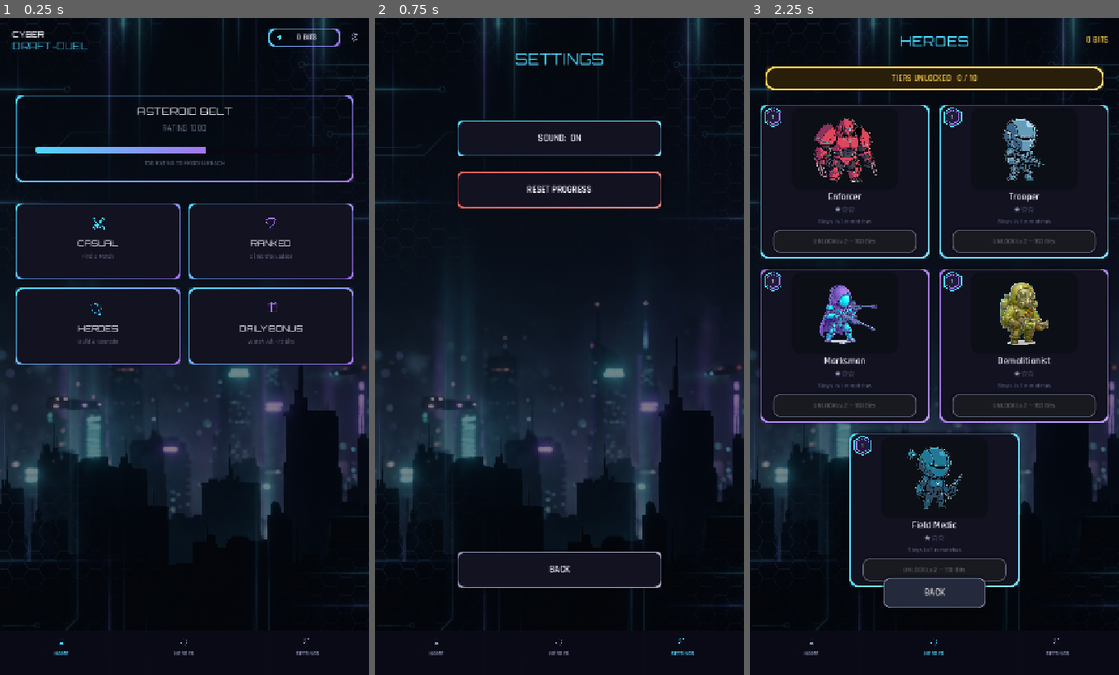
Above: before the commit, frames 1-3 (left to right).
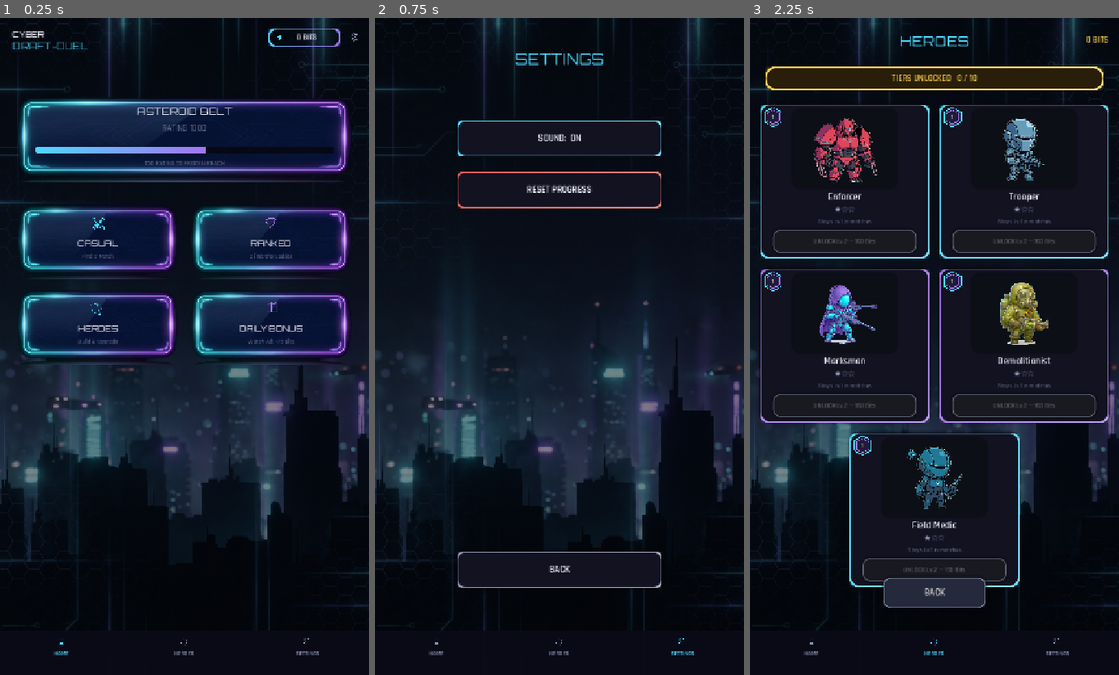
Above: after the commit, the same moments.

Repository: icmrnbw/cyber-draft-duel-2d
Game: Godot game, scene res://scenes/main_menu.tscn
Two runs of this game, one before a commit and one after it. Both use one fixed random seed, a clock stepped at 60 frames per second and the inputs below. This scene is started directly instead of the project's main scene.
Inputs (mouse positions are in pixels of both pictures, inside the frame that each line leads up to):
- Up to frame 1 (0.25 s): no input
- Up to frame 2 (0.75 s): click (729, 37) at 0.52 s
- Up to frame 3 (2.25 s): click (812, 655) at 1.27 s; click (934, 655) at 2.02 s

The runs differ from the first frame. In frame 1, 21% of the frame differs, in the area x 4-96%, y 11-53%; in frame 2, nothing differs; in frame 3, nothing differs.

Commit message:
Replace procedural gradient panels with real painted panel art + animated hue-shift
Generated a real glowing sci-fi glass-panel texture via Meshy (corner
accent brackets, hex circuit pattern, cyan-violet gradient border, ~9
credits) and wired it in as a stretchable NinePatchRect (UITheme.
build_painted_panel), replacing the flatter procedural gradient-shader
panel on the Main Menu's 2x2 action tiles, its arena/season banner, and
the Draft screen's 4 hand slots -- the most universal, un-accented panels
in the app.

Downscaled the source 4x (865x547 -> 260x164) before wiring it in: nine-
slice margins are in texture pixels and render at that exact on-screen
size regardless of the destination rect, so the raw generation's ~110px
border would have overwhelmed anything shorter than ~220px (like the 70px
Settings buttons).

Per explicit request, the border gradient is also animated: shaders/
panel_hue_shift.gdshader applies a continuous hue rotation on top of the
baked art. A first pass used an unbounded rotation and, when screenshotted
mid-swing, clearly tipped green/yellow -- clashing with the rest of the
UI's fixed cyan-violet palette. Fixed by oscillating within a bounded arc
(+/-17deg) that stays in the cyan-blue-violet-magenta family at both
extremes, confirmed by sampling the animation at its peak.

Heroes' gold collection banner and Settings' colored buttons (red for the
destructive reset action) keep the procedural gradient panel instead --
this single texture's baked cyan-violet gradient can't represent their
meaningful per-instance accent colors the shader could.

Co-Authored-By: Claude Sonnet 5 <noreply@anthropic.com>

Diff:
--- a/scripts/draft_screen.gd
+++ b/scripts/draft_screen.gd
@@ -26,7 +26,6 @@
 
 const BG_COLOR := UITheme.BG
 const CARD_BG := UITheme.CARD_BG
-const CARD_BG_FILLED := Color(0.1, 0.22, 0.28)
 const ACCENT := UITheme.CYAN
 const GOLD := Color(1.0, 0.82, 0.3)
 const MUTED_TEXT := UITheme.TEXT_MUTED
@@ -38,7 +37,7 @@
 const STATS_COL_W := 134.0
 
 var _hand: Array[UnitDefinition] = []
-var _slot_bg_panels: Array[Panel] = []
+var _slot_bg_panels: Array[NinePatchRect] = []
 var _slot_portraits: Array[TextureRect] = []
 var _slot_blends: Array[TextureRect] = []
 var _slot_labels: Array[Label] = []
@@ -216,16 +215,9 @@
 	for i in range(UnitDatabase.HAND_SIZE):
 		var pos := Vector2(start_x + i * (SLOT_SIZE.x + gap), y)
 
-		var bg_panel := Panel.new()
+		var bg_panel := UITheme.build_painted_panel(SLOT_SIZE)
 		bg_panel.position = pos
-		bg_panel.size = SLOT_SIZE
-		bg_panel.add_theme_stylebox_override("panel", _rounded_style(CARD_BG, Color.TRANSPARENT, 0, 16))
 		add_child(bg_panel)
-
-		var border := UITheme.build_gradient_panel(SLOT_SIZE, 16.0, 2.5, false, ACCENT, UITheme.VIOLET, 0.7)
-		border.position = pos
-		border.mouse_filter = Control.MOUSE_FILTER_IGNORE
-		add_child(border)
 
 		var plus := Label.new()
 		plus.position = pos + Vector2(0, -8)
@@ -535,14 +527,17 @@
 		var plus := _slot_plus[i]
 		if i < _hand.size():
 			var unit_def := _hand[i]
-			bg_panel.add_theme_stylebox_override("panel", _rounded_style(CARD_BG_FILLED, Color.TRANSPARENT, 0, 16))
+			# A brighter tint instead of a stylebox swap -- the painted
+			# panel (UITheme.build_painted_panel) has no stylebox to
+			# override, so "filled" now reads as a lit-up glass tint.
+			bg_panel.self_modulate = Color(1.25, 1.3, 1.35)
 			portrait.texture = unit_def.sprite
 			portrait.visible = true
 			plus.visible = false
 			label.text = unit_def.display_name.to_upper()
 			label.add_theme_color_override("font_color", UITheme.TEXT_BRIGHT)
 		else:
-			bg_panel.add_theme_stylebox_override("panel", _rounded_style(CARD_BG, Color.TRANSPARENT, 0, 16))
+			bg_panel.self_modulate = Color(1, 1, 1)
 			portrait.visible = false
 			plus.visible = true
 			label.text = "SLOT %d" % (i + 1)
--- a/scripts/main_menu.gd
+++ b/scripts/main_menu.gd
@@ -120,13 +120,14 @@
 
 
 ## The retention surface: which arena you're in, your rating, and how far
-## you are from the next arena. Now a glowing gradient-bordered "season
-## panel," same information as before.
+## you are from the next arena. Painted-glass "season panel" (real Meshy art
+## via UITheme.build_painted_panel, 2026-09-10) instead of the flatter
+## procedural gradient-shader panel, same information as before.
 func _build_arena_panel(arena: Dictionary) -> void:
 	var panel_pos := Vector2(30.0, 150.0)
 	var panel_size := Vector2(VIEW_W - 60.0, 170.0)
 
-	var panel := UITheme.build_gradient_panel(panel_size, 20.0, 2.0)
+	var panel := UITheme.build_painted_panel(panel_size)
 	panel.position = panel_pos
 	add_child(panel)
 
@@ -192,18 +193,8 @@
 	tile.size = size
 	add_child(tile)
 
-	var bg_panel := Panel.new()
-	bg_panel.size = size
-	var sb := StyleBoxFlat.new()
-	sb.bg_color = UITheme.CARD_BG
-	sb.set_corner_radius_all(18)
-	bg_panel.add_theme_stylebox_override("panel", sb)
-	bg_panel.mouse_filter = Control.MOUSE_FILTER_IGNORE
-	tile.add_child(bg_panel)
-
-	var border := UITheme.build_gradient_panel(size, 18.0, 2.0)
-	border.mouse_filter = Control.MOUSE_FILTER_IGNORE
-	tile.add_child(border)
+	var panel := UITheme.build_painted_panel(size)
+	tile.add_child(panel)
 
 	icon.position = Vector2((size.x - icon.size.x) * 0.5, 20.0)
 	tile.add_child(icon)
--- a/scripts/ui_theme.gd
+++ b/scripts/ui_theme.gd
@@ -22,6 +22,44 @@
 const BODY_FONT_SEMIBOLD := preload("res://assets/fonts/Rajdhani-SemiBold.ttf")
 
 const NEON_PANEL_SHADER := preload("res://shaders/neon_panel.gdshader")
+const PANEL_TILE_TEXTURE := preload("res://assets/ui/panel_tile.png")
+## Source is 260x164 (downscaled from the raw 865x547 Meshy generation --
+## NinePatchRect margins are in TEXTURE pixels and render at that exact
+## on-screen size regardless of the destination rect, so the original
+## resolution's ~110px border/corner-bracket region would have overwhelmed
+## anything shorter than ~220px, like the 70px Settings buttons). This
+## margin covers the border + corner brackets so only the flat glass fill
+## in the middle ever stretches.
+const PANEL_TILE_MARGIN := 33
+const PANEL_HUE_SHIFT_SHADER := preload("res://shaders/panel_hue_shift.gdshader")
+
+
+## Real painted panel art (2026-09-10, Meshy-generated) used as a stretchable
+## NinePatchRect instead of the procedural gradient-shader panel -- replaces
+## build_gradient_panel() wherever a screen wants the richer painted-glass
+## look (Home screen tiles/banner, Settings buttons) rather than the flatter
+## vector gradient. build_gradient_panel() is kept for cases that need a
+## specific accent color pair per instance (e.g. per-unit-type borders on
+## Draft/Heroes cards) since this single texture's cyan-violet gradient is
+## baked in and can't be recolored per call the way the shader can.
+##
+## The border gradient also animates -- a slow continuous hue rotation
+## (shaders/panel_hue_shift.gdshader) keeps it "dynamically gradienting"
+## per explicit request, rather than sitting on the single static cyan-
+## violet bake from the source art.
+static func build_painted_panel(size: Vector2) -> NinePatchRect:
+	var panel := NinePatchRect.new()
+	panel.texture = PANEL_TILE_TEXTURE
+	panel.size = size
+	panel.patch_margin_left = PANEL_TILE_MARGIN
+	panel.patch_margin_right = PANEL_TILE_MARGIN
+	panel.patch_margin_top = PANEL_TILE_MARGIN
+	panel.patch_margin_bottom = PANEL_TILE_MARGIN
+	panel.mouse_filter = Control.MOUSE_FILTER_IGNORE
+	var mat := ShaderMaterial.new()
+	mat.shader = PANEL_HUE_SHIFT_SHADER
+	panel.material = mat
+	return panel
 
 
 ## A glowing gradient-bordered panel (see neon_panel.gdshader) -- the card
--- /dev/null
+++ b/shaders/panel_hue_shift.gdshader
@@ -0,0 +1,50 @@
+shader_type canvas_item;
+
+// Slowly rotates the hue of a painted texture over time (the classic
+// hue-rotation matrix, same math as CSS's hue-rotate filter) -- applied to
+// UITheme.build_painted_panel()'s Meshy-generated glass-panel art so its
+// baked cyan-violet border gradient keeps drifting through color instead of
+// sitting static, per the user's "dynamically gradienting" request. Applied
+// to the whole texture rather than masking just the border: the dark glass
+// fill is desaturated enough that rotating its hue barely reads, so no mask
+// is needed to keep the fill looking unaffected.
+
+uniform float speed : hint_range(0.0, 2.0) = 0.3;
+// A full rotation sweeps through green/yellow/red, which clashes with the
+// rest of the UI's fixed cyan-violet palette (currency pill, titles, etc).
+// Oscillating within a bounded arc keeps the gradient shifting while
+// staying in the cyan-blue-violet-magenta family everything else uses.
+// Cyan sits close to green on the hue wheel (~180 vs ~120deg), so even a
+// "bounded" +/-31deg swing was enough to visibly tip it green on one side
+// of the oscillation (confirmed by screenshotting mid-swing) -- narrowed to
+// stay safely within the blue/violet family on both sides.
+uniform float max_angle : hint_range(0.0, 1.57) = 0.3;
+
+vec3 hue_rotate(vec3 color, float angle) {
+	float c = cos(angle);
+	float s = sin(angle);
+	mat3 base = mat3(
+		vec3(0.299, 0.299, 0.299),
+		vec3(0.587, 0.587, 0.587),
+		vec3(0.114, 0.114, 0.114)
+	);
+	mat3 cos_part = mat3(
+		vec3(0.701, -0.299, -0.300),
+		vec3(-0.587, 0.413, -0.588),
+		vec3(-0.114, -0.114, 0.886)
+	);
+	mat3 sin_part = mat3(
+		vec3(0.168, -0.328, 1.250),
+		vec3(0.330, 0.035, -1.050),
+		vec3(-0.497, 0.292, -0.203)
+	);
+	mat3 m = base + cos_part * c + sin_part * s;
+	return clamp(m * color, 0.0, 1.0);
+}
+
+void fragment() {
+	vec4 tex = texture(TEXTURE, UV);
+	float angle = sin(TIME * speed) * max_angle;
+	tex.rgb = hue_rotate(tex.rgb, angle);
+	COLOR = tex;
+}
Binary file added: assets/ui/panel_tile.png
Not shown, added: assets/ui/panel_tile.png.import
Not shown, added: shaders/panel_hue_shift.gdshader.uid
